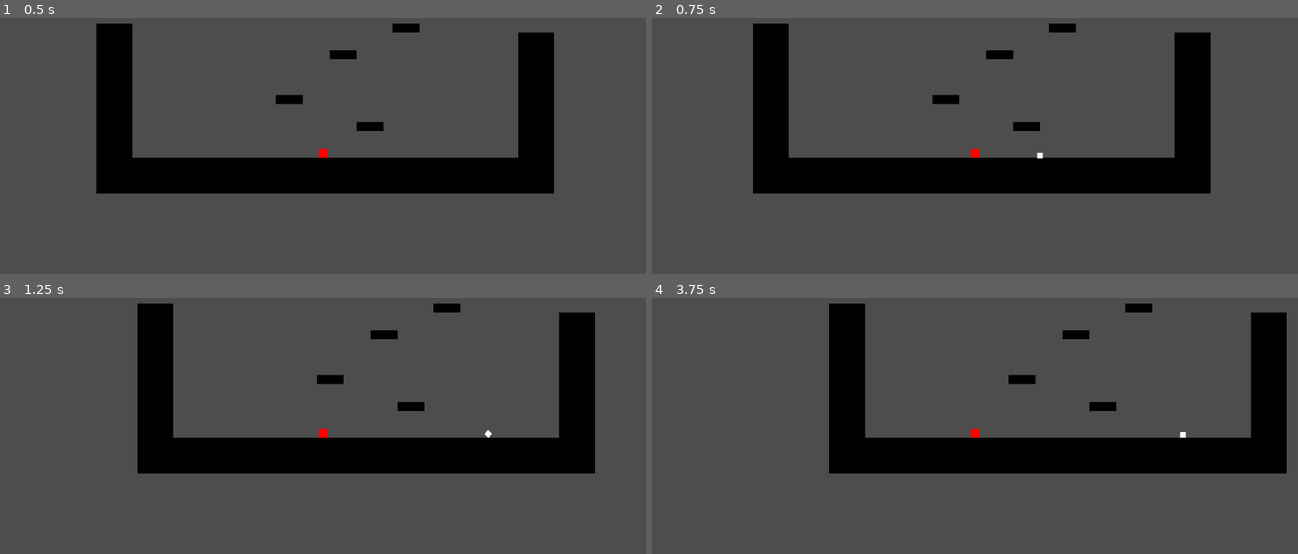
Above: before the commit, frames 1-4 (two rows, left to right).
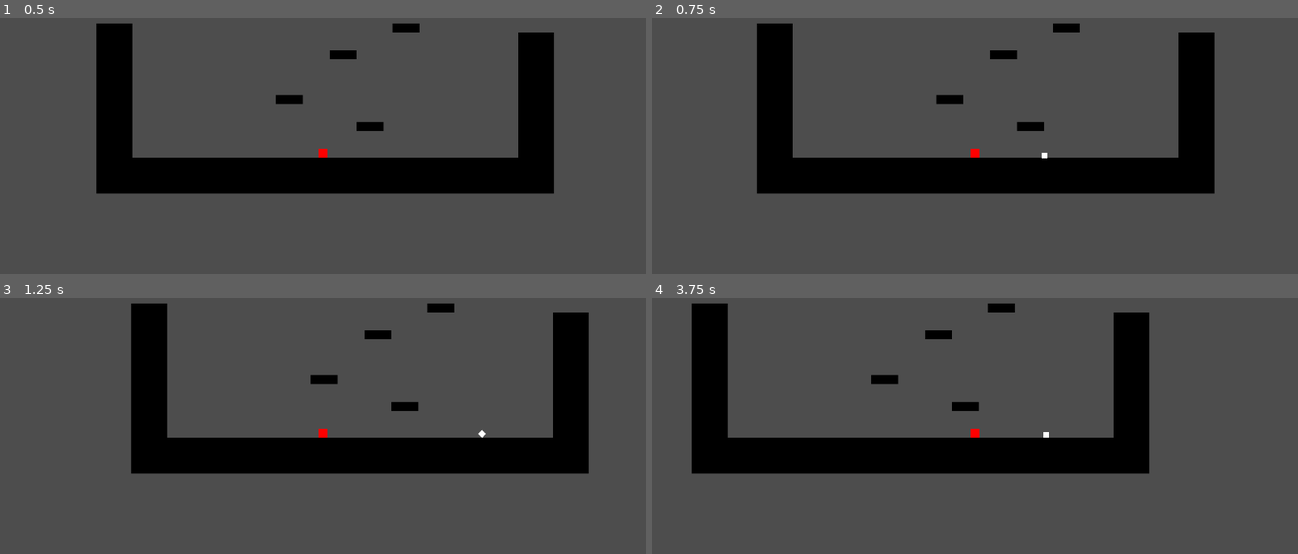
Above: after the commit, the same moments.

Repository: Lukko-Digital/upwell
Game: Godot game, scene res://src/main.tscn
The game is run twice, just before and just after one commit, with the same random seed, the same clock (stepped at 60 frames per second) and the same inputs.
Inputs (mouse positions are in pixels of both pictures, inside the frame that each line leads up to):
- Up to frame 1 (0.5 s): no input
- Up to frame 2 (0.75 s): tap Enter at 0.5 s; move the mouse to (1117, 135) at 0.52 s; press the mouse at (1117, 135) at 0.53 s; hold D (right) from 0.53 s (still down)
- Up to frame 3 (1.25 s): keep holding D (right); tap Space (jump) at 0.77 s
- Up to frame 4 (3.75 s): move the mouse to (845, 451) at 1.27 s; release the mouse at (845, 451) at 1.28 s; right-click (845, 451) at 1.35 s; tap Space (jump) at 1.52, 3.02 s; click (845, 451) at 1.55 s; move the mouse to (1039, 354) at 2.02 s; release D (right) at 2.03 s; press the mouse at (1039, 354) at 2.03 s; hold A (left) 2.03-2.78 s; move the mouse to (942, 505) at 2.77 s; release the mouse at (942, 505) at 2.78 s; hold D (right) from 2.78 s (still down); click (942, 505) at 2.85 s; move the mouse to (1168, 487) at 3.52 s; hold Right mouse button (attract) from 3.53 s (still down)

Frame 1 is identical in both runs. In frame 2, 1.7% of the frame differs, in the area x 15-88%, y 2-69%; in frame 3, 2.6%; in frame 4, 19%, in the area x 6-99%, y 2-69%.

Commit message:
add repel force fall off

Diff:
--- a/src/player.gd
+++ b/src/player.gd
@@ -36,9 +36,9 @@
 		if Input.is_action_just_pressed("repel"):
 			shoot()
 	else:
-		var vec_to_drill = (drill.global_position - global_position).normalized()
+		var vec_to_drill = drill.global_position - global_position
 		if Input.is_action_pressed("repel"):
-			velocity += - vec_to_drill * DRILL.REPEL_FORCE * delta
+			velocity += - vec_to_drill.normalized() * delta * clamp(DRILL.REPEL_FORCE * 100 / vec_to_drill.length(), 0, 2000)
 
 func shoot():
 	var instance: RigidBody2D = drill_scene.instantiate()
